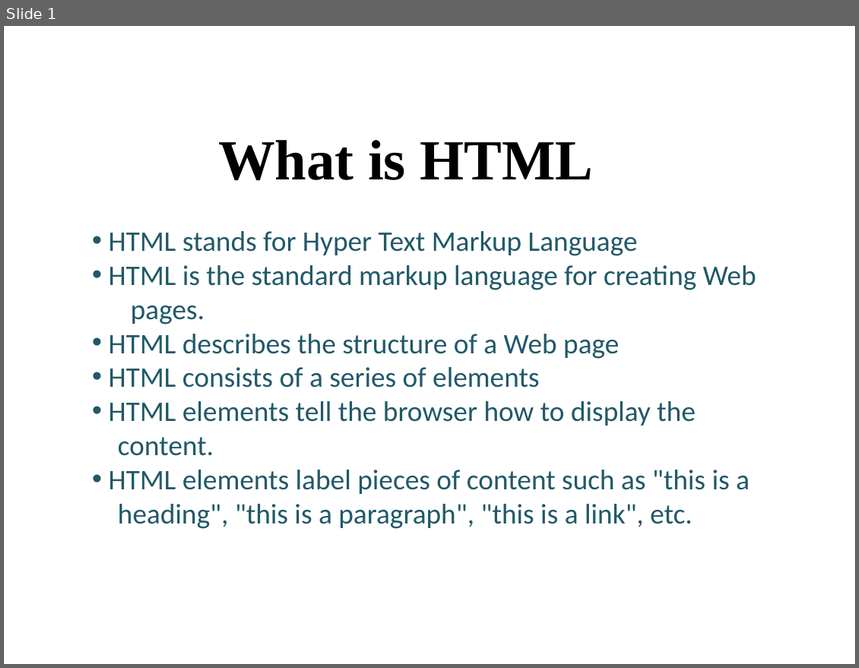
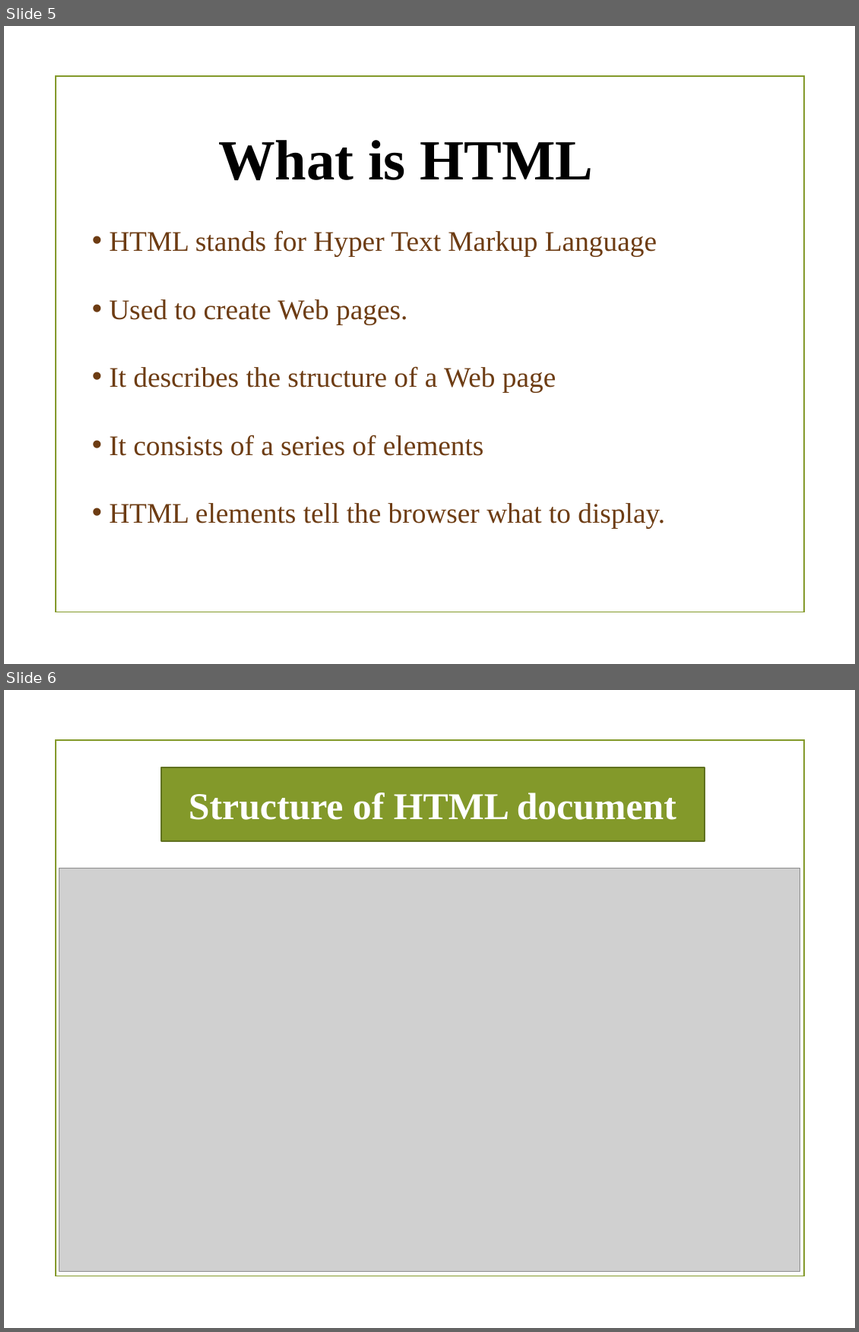
Before and after one commit to tf153/Connect-Bud, a slide deck: PPT/Web Dev/class 1.pptx. Shown one above the other, each under a label of ours: slide 1 before the commit, slides 5 and 6 after it. The pictures are 859x668 and 859x1332 pixels, drawn with LibreOffice and Linux fonts; fonts in the diff are those of the drawing; grey boxes stand for pictures; background and template pictures are left out. Boxes give left, top, right and bottom in pixels: in the first picture for what was removed or moved away, otherwise in the second. Text is boxed around its words. In the diff, an @@ line names an element or a change of style, - is before the commit and + after.

```diff
--- a/PPT/Web Dev/class 1.pptx
+++ b/PPT/Web Dev/class 1.pptx
@@ slide 6 added at [4,690,855,1328], background picture (left out); not listed: 1 template element that a slide beside it also shows @@
@@ rectangle added at [161,768,705,842], fill #83992A, outline #61711F 1.25 pt, 32 pt, text #FFFFFF, bold @@
+Structure of HTML document
@@ picture added at [59,869,800,1272] @@
@@ what was slide 1 is now slide 5 @@
@@ slide 5 changed as well @@
@@ rectangle added at [56,76,804,613], outline #83992A 1.25 pt @@
@@ text at [109,230,657,256]: font Calibri to Times New Roman, text colour #215968 to #6D3C13 in "HTML stands for Hyper Text Markup Language" @@
@@ text at [109,300,665,529]: text changed; font Calibri to Times New Roman; text colour #215968 to #6D3C13 @@
-• HTML is the standard markup language for creating Web
-pages.
-• HTML describes the structure of a Web page
-• HTML consists of a series of elements
-• HTML elements tell the browser how to display the
-content.
-• HTML elements label pieces of content such as "this is a
-heading", "this is a paragraph", "this is a link", etc.
+• Used to create Web pages.
+• It describes the structure of a Web page
+• It consists of a series of elements
+• HTML elements tell the browser what to display.
```
Also in this commit, not shown: 1 other slide changed, 7 other slides added, 2 slides removed, 22 other files.
